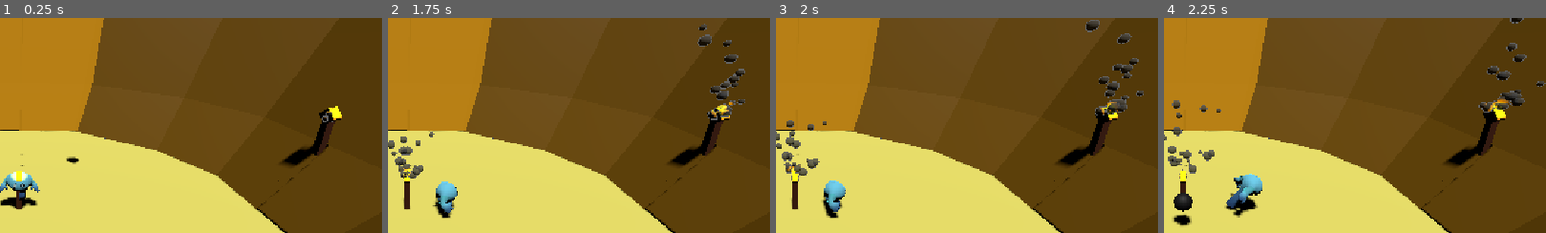
Above: before the commit, frames 1-4 (left to right).
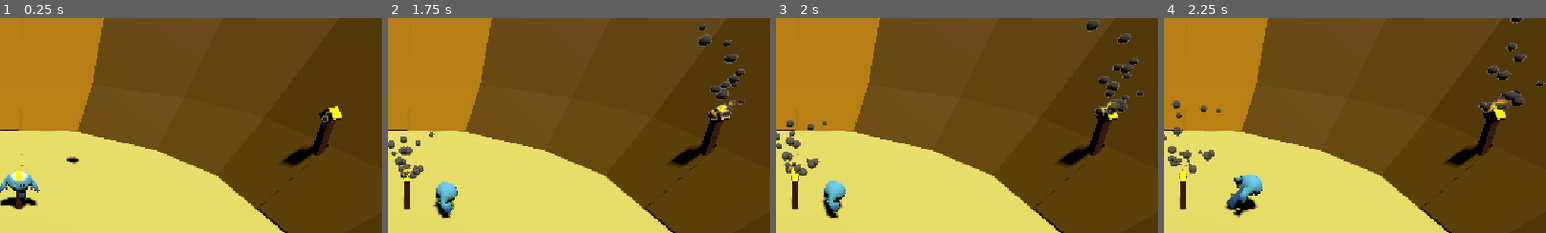
Above: after the commit, the same moments.

Repository: wildevi26250-tech/tcob
Game: Godot game, scene res://tcob/Main.tscn
The game is run twice, just before and just after one commit, with the same random seed, the same clock (stepped at 60 frames per second) and the same inputs.
Inputs (mouse positions are % of the whole screen's width and height, from its top left):
- Up to frame 1 (0.25 s): no input
- Up to frame 2 (1.75 s): tap Enter at 0.5 s; move the mouse to (72, 45) at 0.52 s; hold D (right) 0.53-1.25 s; tap X (Sheild) at 0.6 s; click (72, 45) at 0.67 s; drag from (30, 55) to (45, 70) at 1.27 s
- Up to frame 3 (2 s): no input
- Up to frame 4 (2.25 s): move the mouse to (60, 28) at 2.02 s; hold D (right) from 2.03 s (still down); tap X (Sheild) at 2.1 s
The pictures show only the part of the screen within x 48-98%, y 10-60%; the shares and areas given below are measured in that part.

Frames 1-3 are identical in both runs. In frame 4, 0.5% of the frame differs, in the area x 2-8%, y 81-97%.

Commit message:
Made better spawning

Diff:
--- a/enemy.gd
+++ b/enemy.gd
@@ -4,12 +4,14 @@
 
 const SPEED = 5.0
 const JUMP_VELOCITY = 4.5
+var enemy_num = 0
 
 
 # Called when the node enters the scene tree for the first time.
 func _ready() -> void:
-	await get_tree().create_timer(randf_range(1, 3)).timeout
+	await get_tree().create_timer(randf_range(4, 8)).timeout
 	spawn()
+	enemy_num = enemy_num + 1
 
 
 # Called every frame. 'delta' is the elapsed time since the previous frame.
